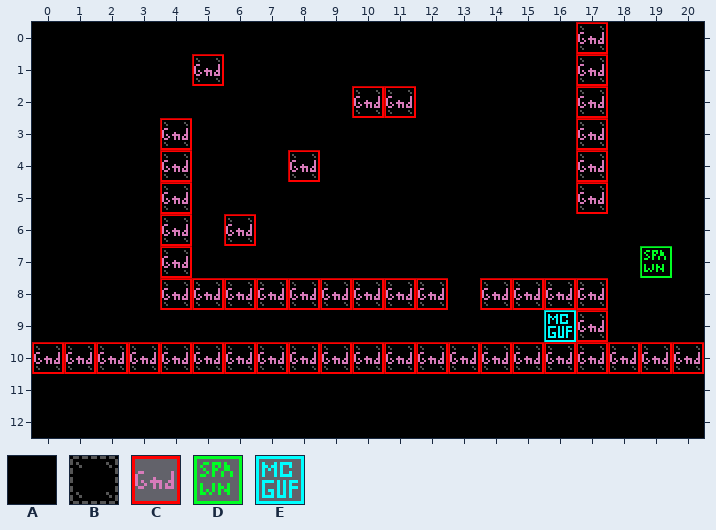
Tiled map: levels/0804.tmx. This is how it looked before the edit.
Cells are 16x16 px. Shown: x 0..20, y 0..12.
Key: from "Tileset": A 17, B 98; from "obj_layer": C 1, D 2, E 6.
_ is an empty cell.
Layer "bg" before, first column x 0:
 0 AAAAAAAAAAAAAAAAABAAA
 1 AAAAABAAAAAAAAAAABAAA
 2 AAAAAAAAAABBAAAAABAAA
 3 AAAABAAAAAAAAAAAABAAA
 4 AAAABAAABAAAAAAAABAAA
 5 AAAABAAAAAAAAAAAABAAA
 6 AAAABABAAAAAAAAAAAAAA
 7 AAAABAAAAAAAAAAAAAAAA
 8 AAAABBBBBBBBBABBBBAAA
 9 AAAAAAAAAAAAAAAAABAAA
10 BBBBBBBBBBBBBBBBBBBBB
11 AAAAAAAAAAAAAAAAAAAAA
12 AAAAAAAAAAAAAAAAAAAAA
Layer "col" before, first column x 0:
 0 _________________C___
 1 _____C___________C___
 2 __________CC_____C___
 3 ____C____________C___
 4 ____C___C________C___
 5 ____C____________C___
 6 ____C_C______________
 7 ____C______________D_
 8 ____CCCCCCCCC_CCCC___
 9 ________________EC___
10 CCCCCCCCCCCCCCCCCCCCC
11 _____________________
12 _____________________
New version:
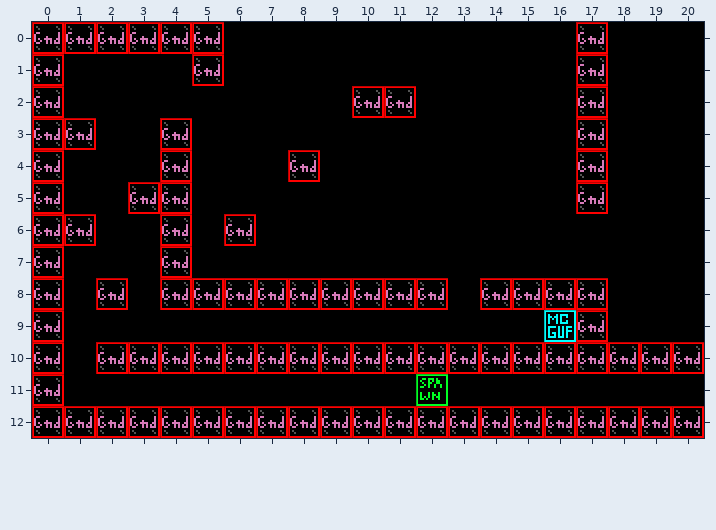
From old to new:
{"where": "layer \"bg\""}
{"y":0,"x":0,"old":"AAAAAA","new":"BBBBBB"}
{"y":1,"x":0,"old":"A","new":"B"}
{"y":2,"x":0,"old":"A","new":"B"}
{"y":3,"x":0,"old":"AA","new":"BB"}
{"y":4,"x":0,"old":"A","new":"B"}
{"y":5,"x":0,"old":"A","new":"B"}
{"y":5,"x":3,"old":"A","new":"B"}
{"y":6,"x":0,"old":"AA","new":"BB"}
{"y":7,"x":0,"old":"A","new":"B"}
{"y":8,"x":0,"old":"A","new":"B"}
{"y":8,"x":2,"old":"A","new":"B"}
{"y":9,"x":0,"old":"A","new":"B"}
{"y":10,"x":1,"old":"B","new":"A"}
{"y":11,"x":0,"old":"A","new":"B"}
{"y":12,"x":0,"old":"AAAAAAAAAAAAAAAAAAAAA","new":"BBBBBBBBBBBBBBBBBBBBB"}
{"where": "layer \"col\""}
{"y":0,"x":0,"old":"______","new":"CCCCCC"}
{"y":1,"x":0,"old":"_","new":"C"}
{"y":2,"x":0,"old":"_","new":"C"}
{"y":3,"x":0,"old":"__","new":"CC"}
{"y":4,"x":0,"old":"_","new":"C"}
{"y":5,"x":0,"old":"_","new":"C"}
{"y":5,"x":3,"old":"_","new":"C"}
{"y":6,"x":0,"old":"__","new":"CC"}
{"y":7,"x":0,"old":"_","new":"C"}
{"y":7,"x":19,"old":"D","new":"_"}
{"y":8,"x":0,"old":"_","new":"C"}
{"y":8,"x":2,"old":"_","new":"C"}
{"y":9,"x":0,"old":"_","new":"C"}
{"y":10,"x":1,"old":"C","new":"_"}
{"y":11,"x":0,"old":"_","new":"C"}
{"y":11,"x":12,"old":"_","new":"D"}
{"y":12,"x":0,"old":"_____________________","new":"CCCCCCCCCCCCCCCCCCCCC"}
